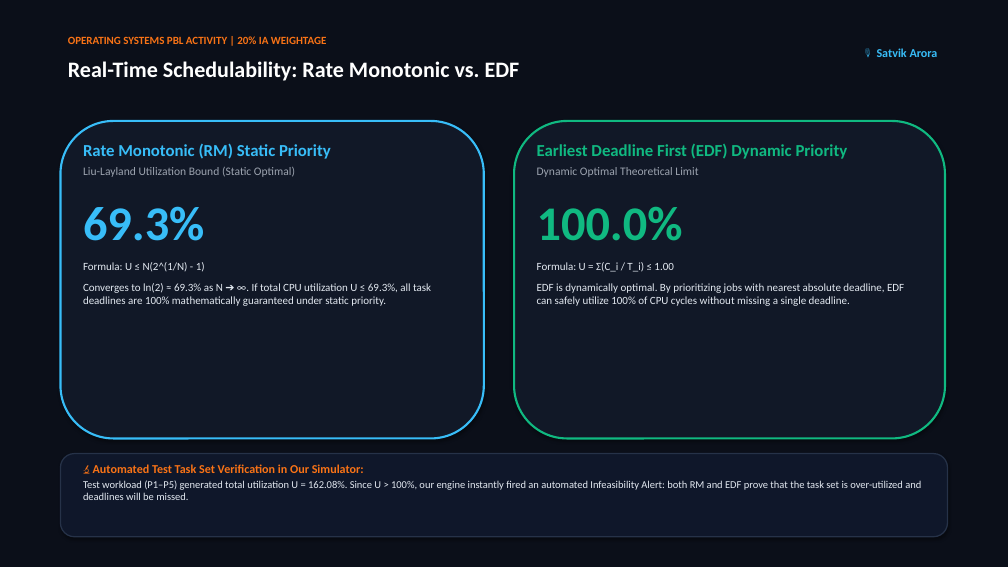
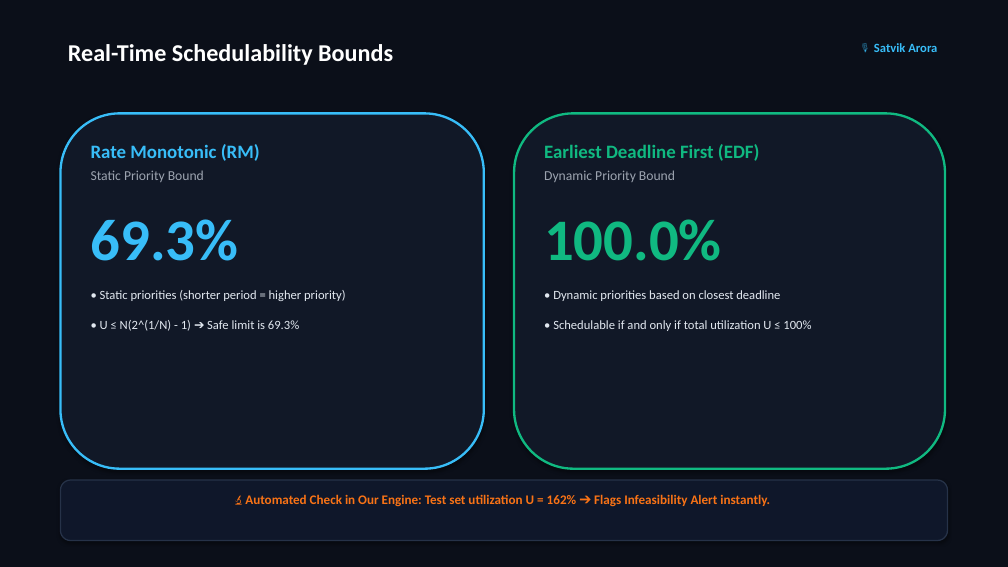
Before and after one commit to SPARSHsrihero1/OS-PBL-CPU-Scheduler, a slide deck: slide 7 of OS_PBL_Presentation_Deck.pptx. Drawn at 1008x567 pixels with LibreOffice and Linux fonts; fonts in the diff are those of the drawing. Boxes give left, top, right and bottom in pixels: in the first picture for what was removed or moved away, otherwise in the second. Text is boxed around its words. In the diff, an @@ line names an element or a change of style, - is before the commit and + after.

Commit message:
Refine presentation deck: reduce text by 70%, add large visual numbers, and clean 1-idea-per-slide flow

```diff
--- a/OS_PBL_Presentation_Deck.pptx
+++ b/OS_PBL_Presentation_Deck.pptx
@@ text at bbox=[68, 44, 393, 65]: text changed; size 21 to 23 pt @@
-Real-Time Schedulability: Rate Monotonic vs. EDF
+Real-Time Schedulability Bounds
@@ text removed at bbox=[68, 36, 326, 44] @@
-OPERATING SYSTEMS PBL ACTIVITY | 20% IA WEIGHTAGE
@@ text "🎙️ Satvik Arora" at bbox=[874, 43, 937, 52]: size 11.5 to 12 pt @@
@@ rounded rectangle: place and size @@
-rounded rectangle at bbox=[60, 121, 484, 439]
+rounded rectangle at bbox=[60, 113, 484, 469]
@@ rounded rectangle at bbox=[60, 113, 484, 469]: outline #38BDF8 2 pt to #38BDF8 2.2 pt @@
@@ rounded rectangle: place and size @@
-rounded rectangle at bbox=[514, 121, 945, 439]
+rounded rectangle at bbox=[514, 113, 945, 469]
@@ rounded rectangle at bbox=[514, 113, 945, 469]: outline #10B981 2 pt to #10B981 2.2 pt @@
@@ text "Rate Monotonic (RM)": place and size @@
-text "Rate Monotonic (RM)" at bbox=[83, 143, 431, 306]
+text "Rate Monotonic (RM)" at bbox=[91, 144, 345, 331]
@@ text at bbox=[91, 144, 260, 182]: text changed; size 11 to 13 pt @@
-Rate Monotonic (RM) Static Priority
-Liu-Layland Utilization Bound (Static Optimal)
+Rate Monotonic (RM)
+Static Priority Bound
@@ text "Earliest Deadline First (EDF)": place and size @@
-text "Earliest Deadline First (EDF)" at bbox=[537, 144, 904, 306]
+text "Earliest Deadline First (EDF)" at bbox=[544, 144, 811, 331]
@@ text at bbox=[544, 144, 760, 182]: text changed; size 16 to 18 pt @@
-Earliest Deadline First (EDF) Dynamic Priority
-Dynamic Optimal Theoretical Limit
+Earliest Deadline First (EDF)
+Dynamic Priority Bound
@@ text at bbox=[91, 219, 239, 261]: size 46 to 56 pt in "69.3%"; more space between paragraphs @@
@@ text at bbox=[544, 219, 722, 261]: size 46 to 56 pt in "100.0%"; more space between paragraphs @@
@@ text at bbox=[100, 290, 345, 331]: text changed; size 10.5 to 12 pt @@
-Formula: U ≤ N(2^(1/N) - 1)
-Converges to ln(2) ≈ 69.3% as N ➔ ∞. If total CPU utilization U ≤ 69.3%, all task deadlines are 100% mathematically guaranteed under static priority.
+• Static priorities (shorter period = higher priority)
+• U ≤ N(2^(1/N) - 1) ➔ Safe limit is 69.3%
@@ text at bbox=[553, 290, 811, 331]: text changed; size 10.5 to 12 pt @@
-Formula: U = Σ(C_i / T_i) ≤ 1.00
-EDF is dynamically optimal. By prioritizing jobs with nearest absolute deadline, EDF can safely utilize 100% of CPU cycles without missing a single deadline.
+• Dynamic priorities based on closest deadline
+• Schedulable if and only if total utilization U ≤ 100%
@@ rounded rectangle: place and size @@
-rounded rectangle at bbox=[60, 454, 948, 537]
+rounded rectangle at bbox=[60, 480, 948, 541]
@@ text at bbox=[245, 494, 770, 507]: text changed; size 10 to 12.5 pt; text colour #E2E8F0 to #F97316; bold on @@
-🔬 Automated Test Task Set Verification in Our Simulator:
-Test workload (P1–P5) generated total utilization U = 162.08%. Since U > 100%, our engine instantly fired an automated Infeasibility Alert: both RM and EDF prove that the task set is over-utilized and deadlines will be missed.
+🔬 Automated Check in Our Engine: Test set utilization U = 162% ➔ Flags Infeasibility Alert instantly.
```
Also in this commit, not shown: 6 other slides changed, 3 slides added, 3 slides removed, 1 other file.
